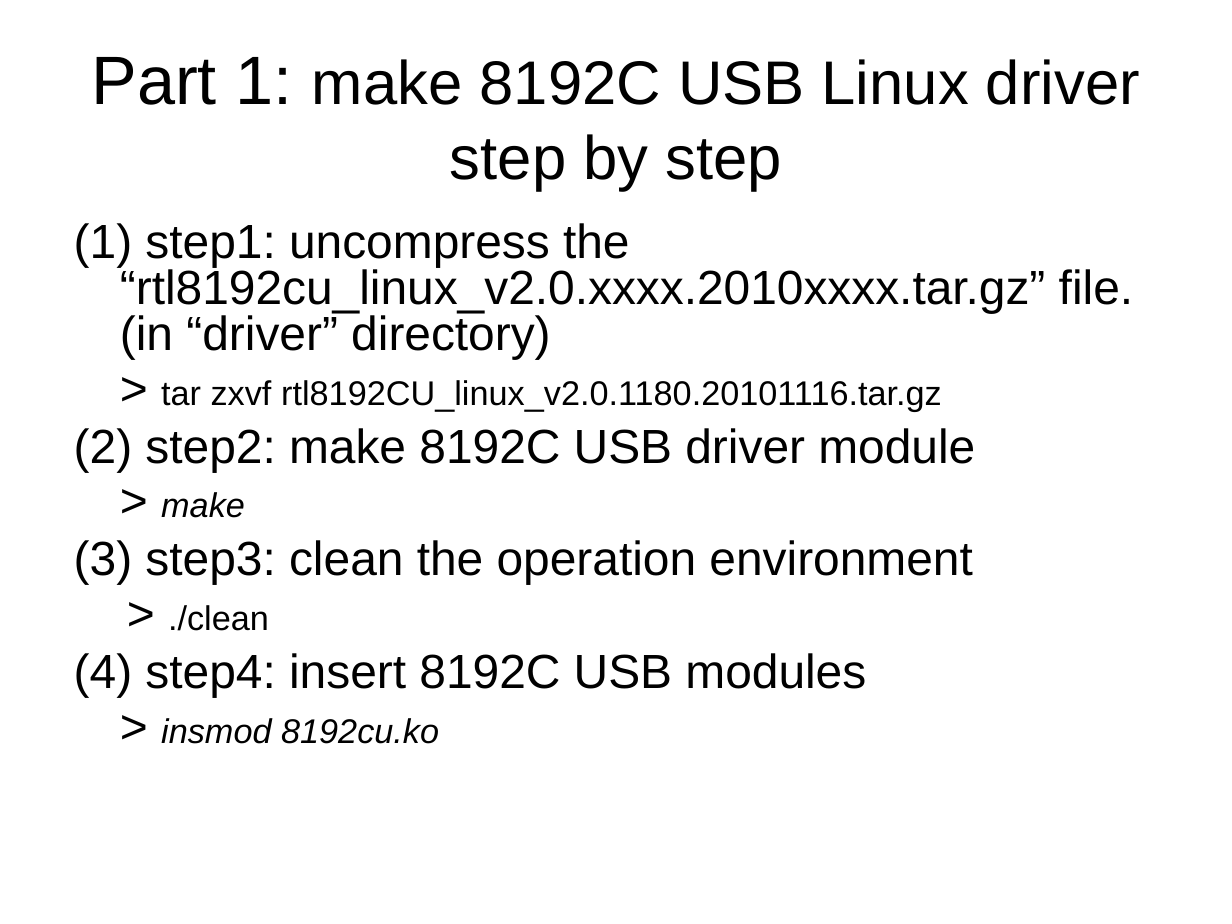
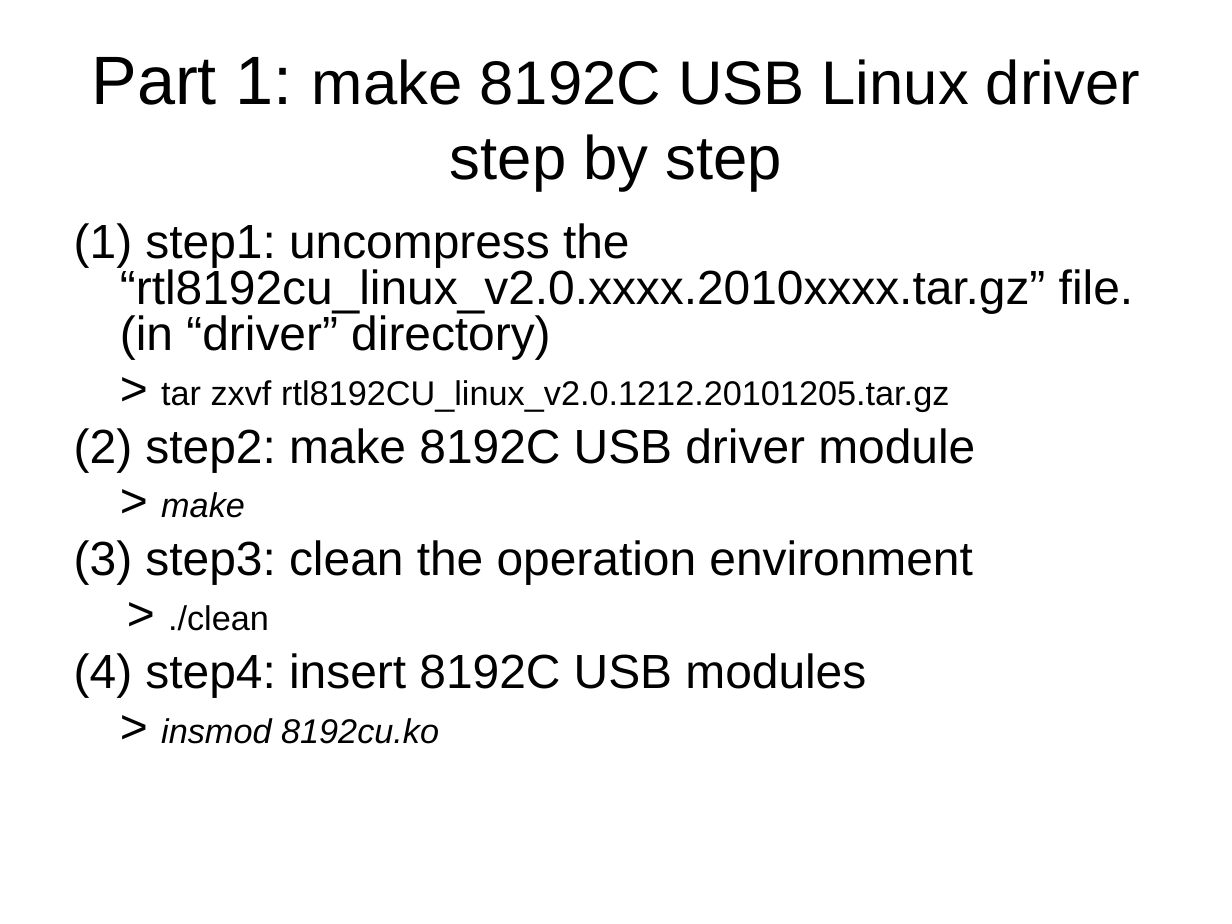
Before and after one commit to rettichschnidi/realtek-linux-RTL8188C_8192C-history, a slide deck: slide 6 of document/RTL8192C_usb_quick_installation_guide.ppt. Drawn at 1232x924 pixels with LibreOffice and Linux fonts; fonts in the diff are those of the drawing. Boxes give left, top, right and bottom in pixels: in the first picture for what was removed or moved away, otherwise in the second. Text is boxed around its words. In the diff, an @@ line names an element or a change of style, - is before the commit and + after.

```diff
--- a/document/RTL8192C_usb_quick_installation_guide.ppt
+++ b/document/RTL8192C_usb_quick_installation_guide.ppt
@@ text at (161,380,949,411): text changed @@
-> tar zxvf rtl8192CU_linux_v2.0.1180.20101116.tar.gz
+> tar zxvf rtl8192CU_linux_v2.0.1212.20101205.tar.gz
```
Also in this commit, not shown: 21 other files.
